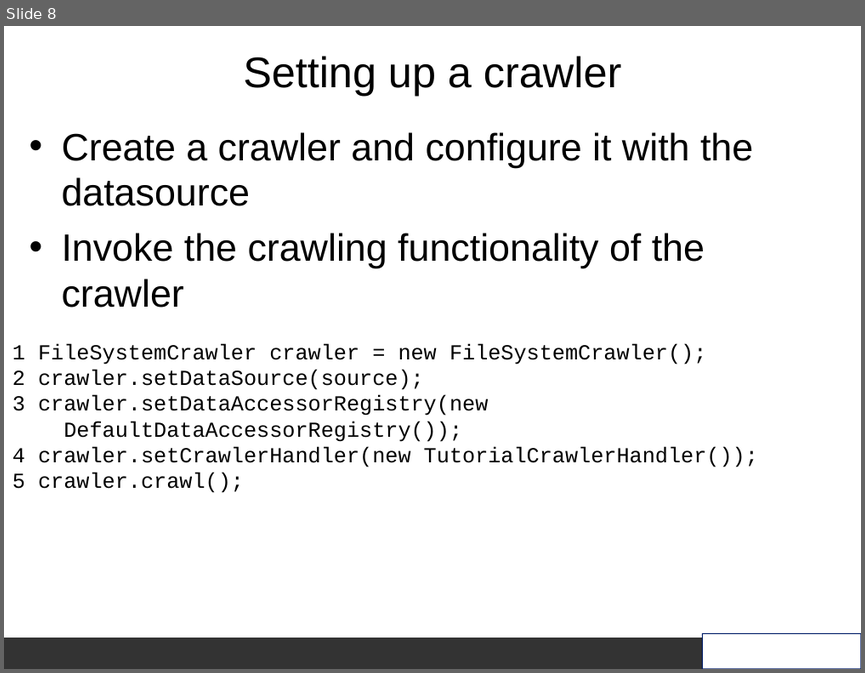
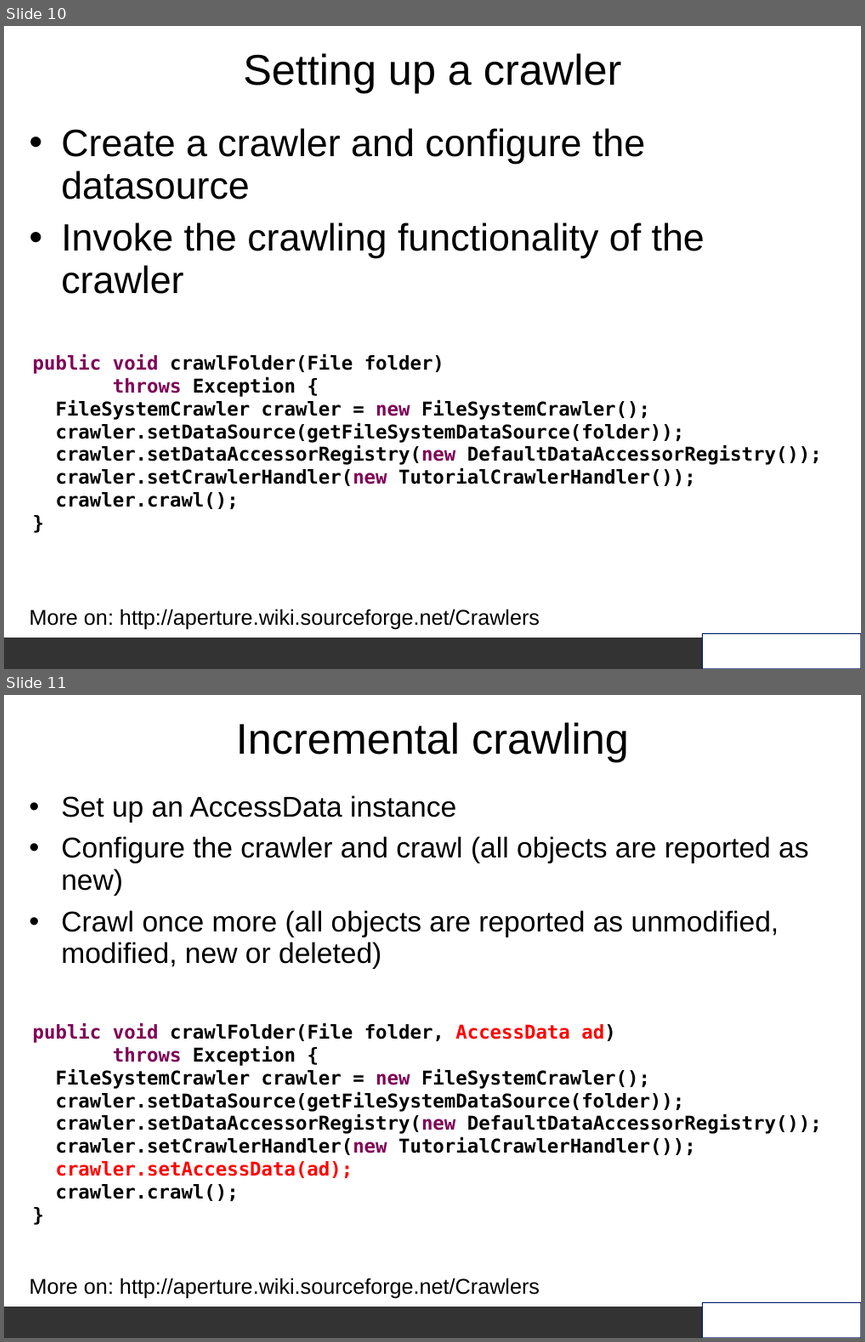
Before and after one commit to aurora/aperture, a slide deck: aperture/doc/Aperture_slides.ppt. Shown one above the other, each under a label of ours: slide 8 before the commit, slides 10 and 11 after it. The pictures are 865x673 and 865x1342 pixels, drawn with LibreOffice and Linux fonts; fonts in the diff are those of the drawing; background and template pictures are left out. Boxes give left, top, right and bottom in pixels: in the first picture for what was removed or moved away, otherwise in the second. Text is boxed around its words. In the diff, an @@ line names an element or a change of style, - is before the commit and + after.

Commit message:
updated the Aperture_slides.ppt presentation

```diff
--- a/aperture/doc/Aperture_slides.ppt
+++ b/aperture/doc/Aperture_slides.ppt
@@ slide 11 added at <box>4,695,861,1338</box>, background #FFFFFF; not listed: 2 template elements that a slide beside it also shows @@
@@ title added at <box>236,722,629,762</box>, 36 pt, text #000000 @@
+Incremental crawling
@@ text added at <box>61,795,808,969</box>, 24 pt, text #000000 @@
+• Set up an AccessData instance
+• Configure the crawler and crawl (all objects are reported as new)
+• Crawl once more (all objects are reported as unmodified, modified, new or deleted)
@@ text added at <box>33,1023,822,1201</box>, 16 pt, text #000000, bold @@
+public void crawlFolder(File folder, AccessData ad)
+throws Exception {
+FileSystemCrawler crawler = new FileSystemCrawler();
+crawler.setDataSource(getFileSystemDataSource(folder));
+crawler.setDataAccessorRegistry(new DefaultDataAccessorRegistry());
+crawler.setCrawlerHandler(new TutorialCrawlerHandler());
+crawler.setAccessData(ad);
+crawler.crawl();
+}
@@ text added at <box>30,1277,540,1299</box>, 18 pt, text #000000 @@
+More on: http://aperture.wiki.sourceforge.net/Crawlers
@@ what was slide 8 is now slide 10 @@
@@ slide 10 changed as well @@
@@ title "Setting up a crawler" at <box>243,53,621,93</box>: line spacing 1 to 0.93 @@
@@ text at <box>61,128,645,199</box>: text changed @@
-• Create a crawler and configure it with the datasource
+• Create a crawler and configure the datasource
@@ text at <box>61,222,704,294</box>: indent changed; line spacing 1 to 0.93 @@
@@ text at <box>33,354,822,509</box>: text changed; size 18 to 16 pt; font Courier New to DejaVu Sans Mono; bold on @@
-1 FileSystemCrawler crawler = new FileSystemCrawler();
-2 crawler.setDataSource(source);
-3 crawler.setDataAccessorRegistry(new
-DefaultDataAccessorRegistry());
-4 crawler.setCrawlerHandler(new TutorialCrawlerHandler());
-5 crawler.crawl();
+public void crawlFolder(File folder)
+throws Exception {
+FileSystemCrawler crawler = new FileSystemCrawler();
+crawler.setDataSource(getFileSystemDataSource(folder));
+crawler.setDataAccessorRegistry(new DefaultDataAccessorRegistry());
+crawler.setCrawlerHandler(new TutorialCrawlerHandler());
+crawler.crawl();
+}
@@ text added at <box>30,608,540,630</box>, 18 pt, text #000000 @@
+More on: http://aperture.wiki.sourceforge.net/Crawlers
```
Also in this commit, not shown: 19 other slides changed, 6 other slides added, 1 other file.
